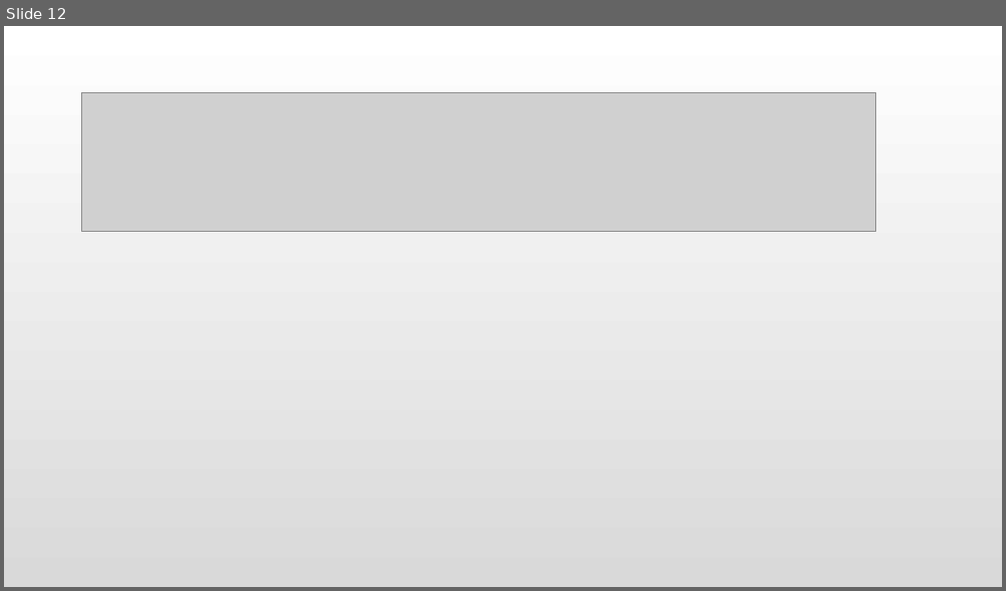
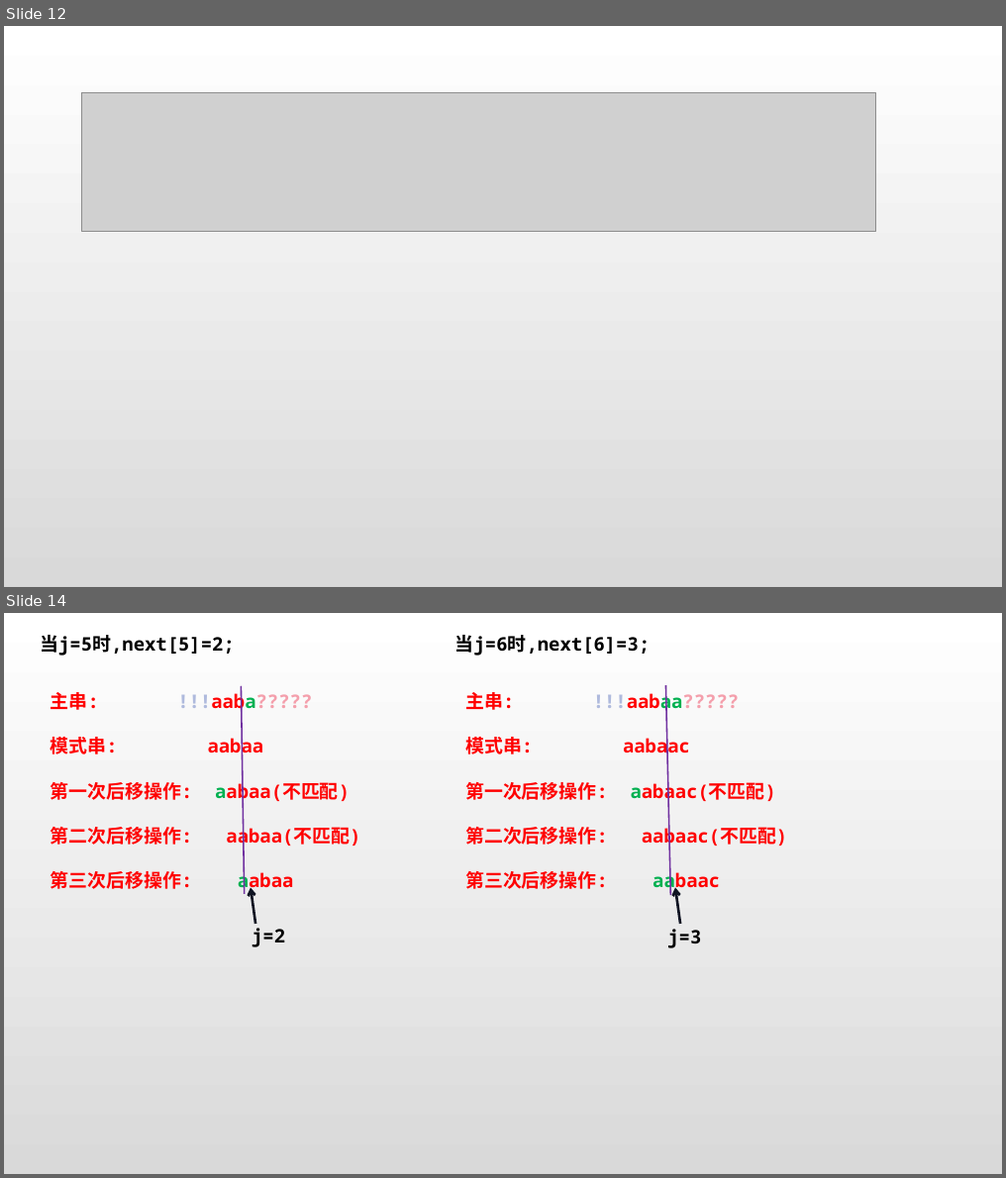
Before and after one commit to jk2020214154/Data_Structure_Code, a slide deck: 第四章 串/4.2 串的模式匹配/KMP图示.pptx. Shown one above the other, each under a label of ours: slide 12 before the commit, slides 12 and 14 after it; the slides between them are not shown. The pictures are 1006x591 and 1006x1178 pixels, drawn with LibreOffice and Linux fonts; fonts in the diff are those of the drawing; grey boxes stand for pictures. Boxes give left, top, right and bottom in pixels: in the first picture for what was removed or moved away, otherwise in the second. Text is boxed around its words. In the diff, an @@ line names an element or a change of style, - is before the commit and + after.

```diff
--- a/第四章 串/4.2 串的模式匹配/KMP图示.pptx
+++ b/第四章 串/4.2 串的模式匹配/KMP图示.pptx
@@ slide 14 added at <box>4,613,1002,1174</box>, background gradient #FFFFFF to #D9D9D9 @@
@@ group added at <box>40,635,787,949</box>: 6 texts, 2 lines, 2 arrows @@
+当j=5时,next[5]=2;
+主串: !!!aaba?????
+模式串: aabaa
+第一次后移操作: aabaa(不匹配)
+第二次后移操作: aabaa(不匹配)
+第三次后移操作: aabaa
+j=2
+当j=6时,next[6]=3;
+主串: !!!aabaa?????
+模式串: aabaac
+第一次后移操作: aabaac(不匹配)
+第二次后移操作: aabaac(不匹配)
+第三次后移操作: aabaac
+j=3
```
Also in this commit, not shown: 2 other slides added, 1 other file.
